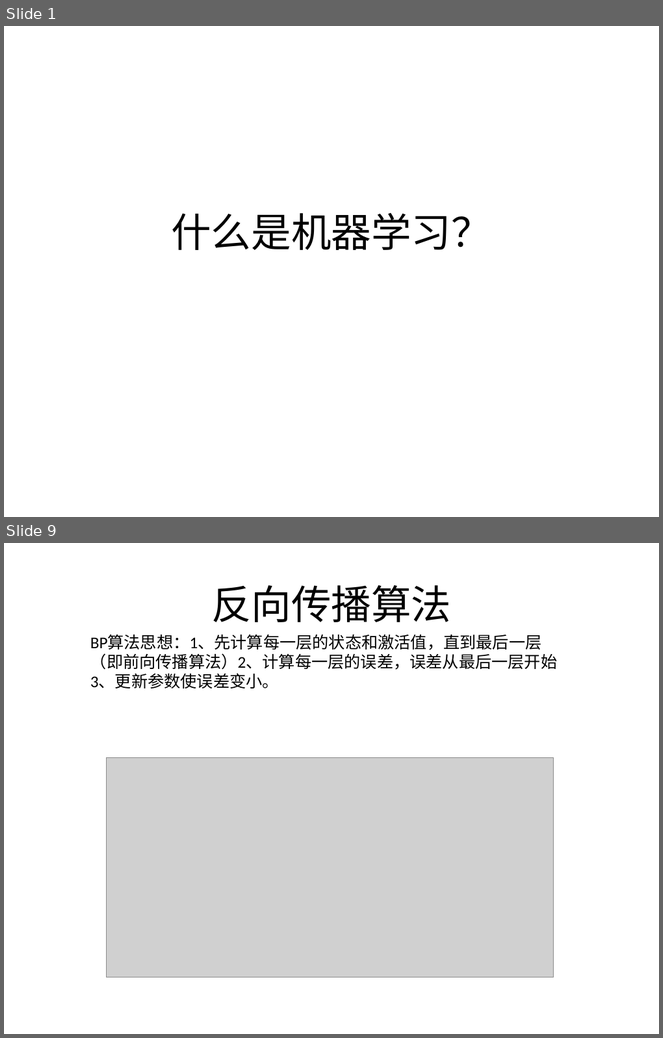
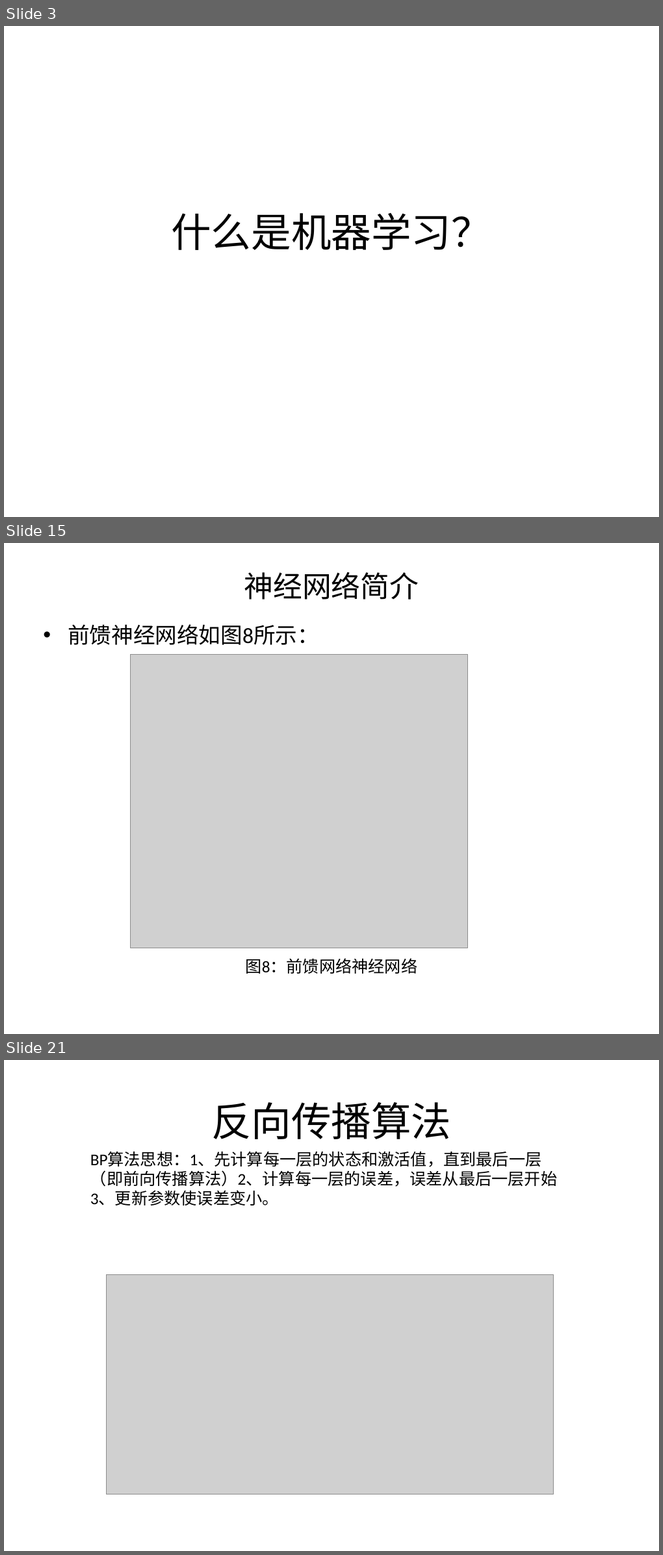
Before and after one commit to logcoding/DeepLearning, a slide deck: 机器学习&深度学习介绍.pptx. Shown one above the other, each under a label of ours: slides 1 and 9 before the commit, slides 3, 15 and 21 after it; the slides between them are not shown. The pictures are 663x1038 and 663x1555 pixels, drawn with LibreOffice and Linux fonts; fonts in the diff are those of the drawing; grey boxes stand for pictures. Boxes give left, top, right and bottom in pixels: in the first picture for what was removed or moved away, otherwise in the second. Text is boxed around its words. In the diff, an @@ line names an element or a change of style, - is before the commit and + after.

```diff
--- a/机器学习&深度学习介绍.pptx
+++ b/机器学习&深度学习介绍.pptx
@@ slide 15 added at bbox=[4, 543, 659, 1034], background #FFFFFF @@
@@ title added at bbox=[244, 572, 419, 600], 32 pt, text #000000 @@
+神经网络简介
@@ text added at bbox=[68, 624, 418, 974], 24 pt, text #000000 @@
+• 前馈神经网络如图8所示：
+图8：前馈网络神经网络
@@ picture added at bbox=[131, 654, 468, 948] @@
@@ what was slide 1 is now slide 3 @@
@@ what was slide 9 is now slide 21 @@
```
Also in this commit, not shown: 4 slides changed, 14 other slides added, 3 slides removed, 7 other files.
